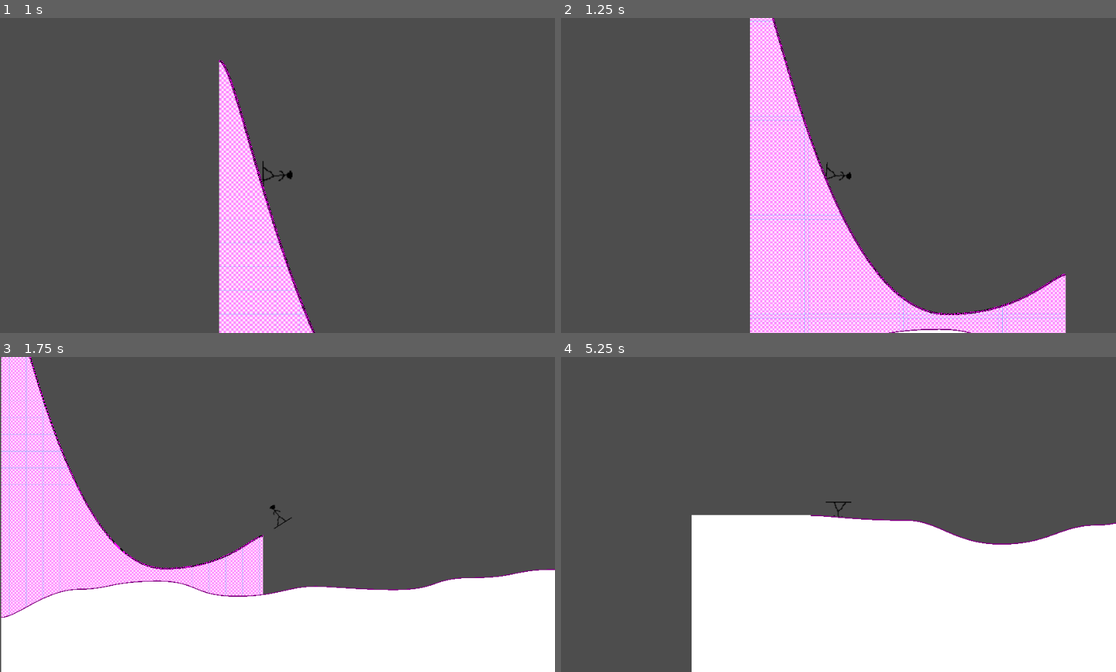
Above: before the commit, frames 1-4 (two rows, left to right).
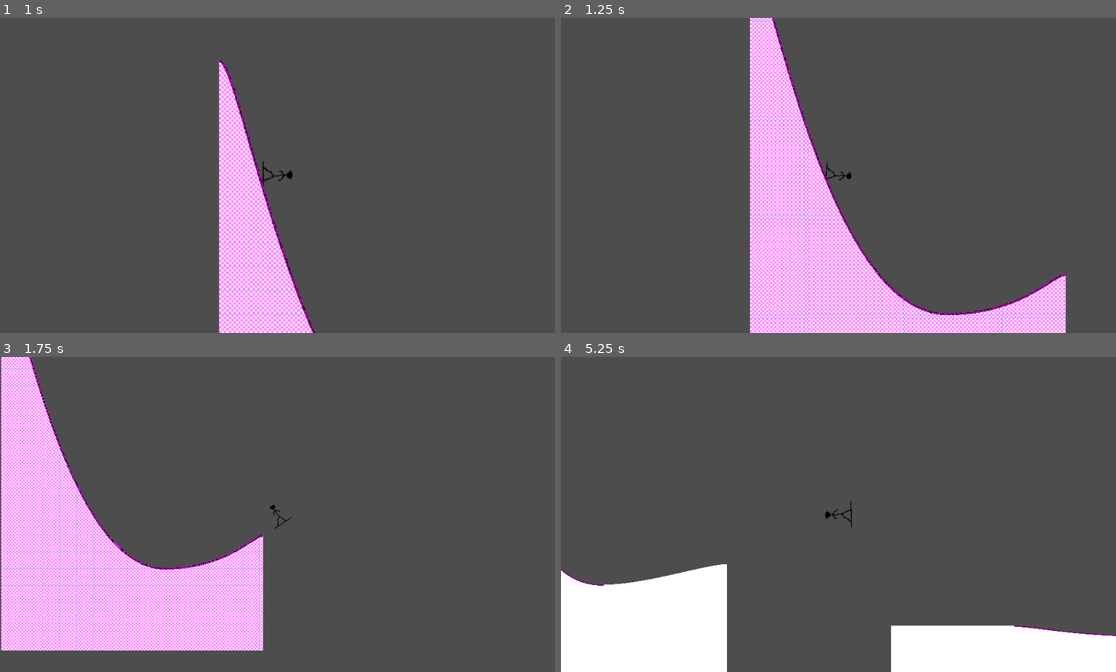
Above: after the commit, the same moments.

Repository: D-Mielewczyk/mask-a-ride
Game: Godot game, scene res://scenes/main.tscn
Two runs of this game, one before a commit and one after it. Both use one fixed random seed, a clock stepped at 60 frames per second and the inputs below.
Inputs:
- Up to frame 1 (1 s): tap Enter (ui_accept) at 0.5, 0.77 s; hold Right (ui_right) from 0.53 s (still down)
- Up to frame 2 (1.25 s): keep holding Right (ui_right)
- Up to frame 3 (1.75 s): release Right (ui_right) at 1.28 s; hold Down (ui_down) from 1.28 s (still down); tap Enter (ui_accept) at 1.52 s
- Up to frame 4 (5.25 s): release Down (ui_down) at 2.03 s; hold Right (ui_right) 2.03-2.78 s; hold Up (ui_up) 2.78-3.53 s; tap Enter (ui_accept) at 3.02, 3.77, 4.52 s; hold Left (ui_left) 3.53-5.03 s; hold Down (ui_down) from 5.03 s (still down)

Frame 1 is identical in both runs. In frame 2, 0.1% of the frame differs, in the area x 59-74%, y 98-100%; in frame 3, 28%; in frame 4, 35%, in the area x 0-100%, y 45-100%.

Commit message:
lepszy start

Diff:
--- a/scenes/world.tscn
+++ b/scenes/world.tscn
@@ -13,4 +13,5 @@
 script = ExtResource("2_rwgxs")
 
 [node name="Camera2D" type="Camera2D" parent="CameraDrone" unique_id=1081654180]
+enabled = false
 zoom = Vector2(0.5, 0.5)
--- a/scripts/terrain_manager.gd
+++ b/scripts/terrain_manager.gd
@@ -7,7 +7,7 @@
 var terrain_scene = preload("res://scenes/terrain_chunk.tscn")
 var chasm_scene = preload("res://scenes/chasm_chunk.tscn")
 
-var next_spawn_pos = Vector2(0, 300)  # Startujemy na wysokości Y=300
+var next_spawn_pos = Vector2(1000, 2500)  # Startujemy na wysokości Y=300
 var active_chunks = []
 
 
--- a/scripts/world_gen.gd
+++ b/scripts/world_gen.gd
@@ -2,8 +2,8 @@
 
 # Konfiguracja "Krzywizny" i "Hopek"
 @export var chunk_width: float = 1920.0  # Szerokość jednego kawałka terenu
-@export var num_hills: int = 4  # Ile górek na jeden kawałek (zagęszczenie)
-@export var height_variation: float = 200.0  # Jak bardzo góra/dół skacze Y
+@export var num_hills: int = 3  # Ile górek na jeden kawałek (zagęszczenie)
+@export var height_variation: float = 400.0  # Jak bardzo góra/dół skacze Y
 @export var hill_roughness: float = 0.4  # Siła "wygięcia" (0 = płasko, 1 = pętle)
 
 # Zmienne wewnętrzne
Not shown: 1 places in scenes/main.tscn that only renumber resources
